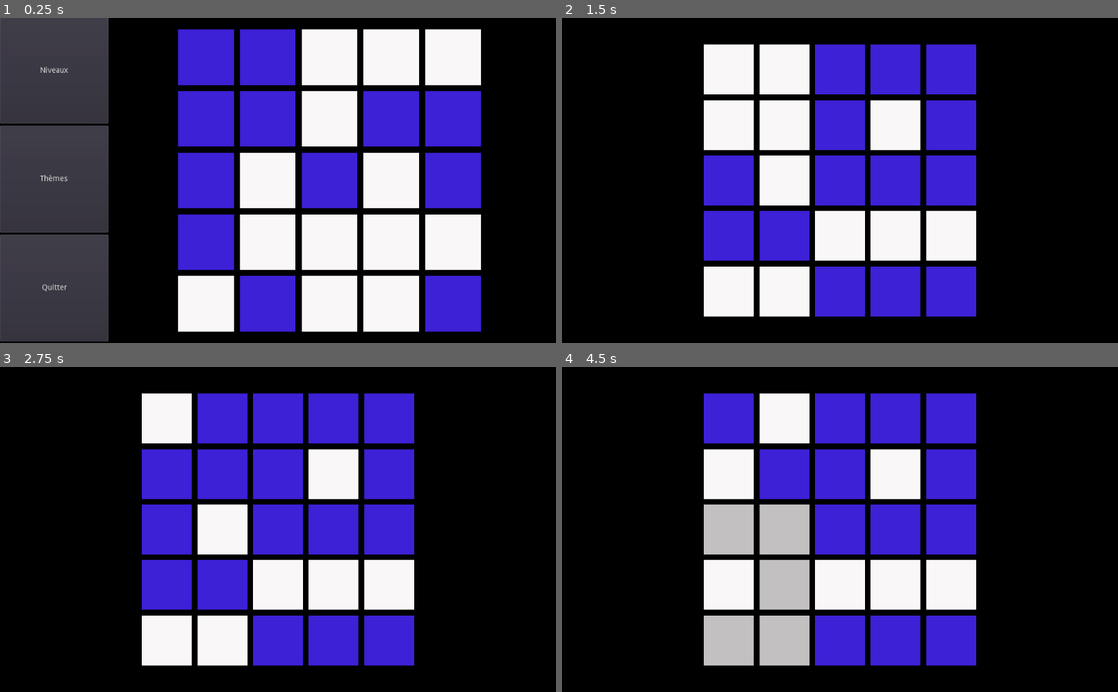
Above: before the commit, frames 1-4 (two rows, left to right).
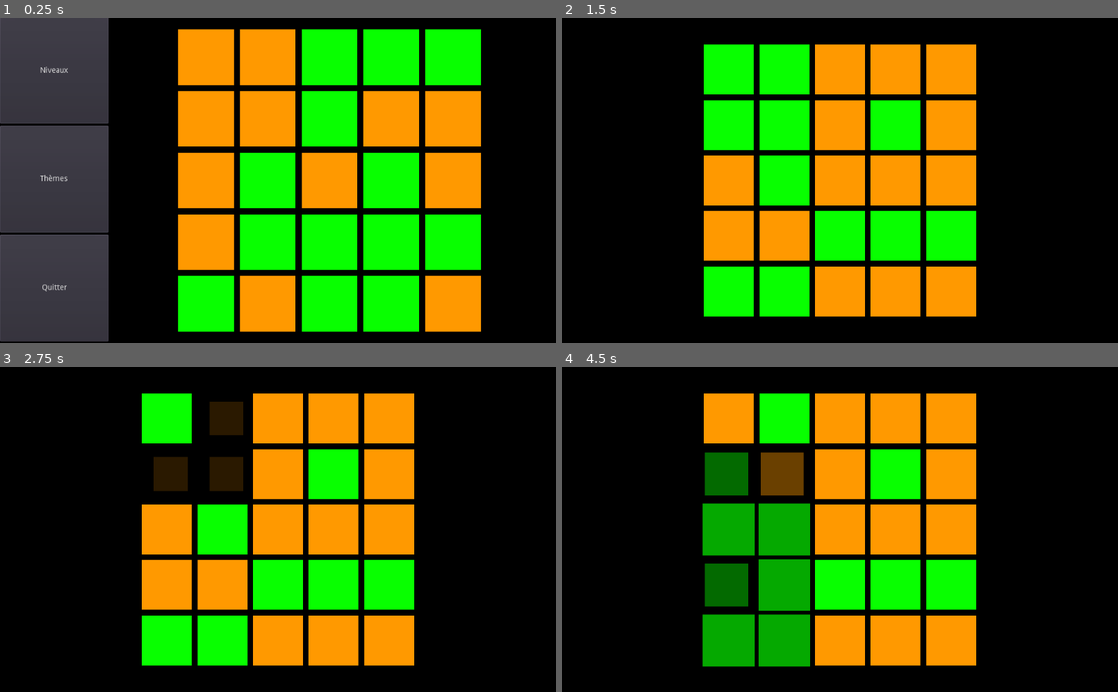
Above: after the commit, the same moments.

Repository: Prakkkmak/UniColor-2
Game: Godot game, scene res://main_scenes/main.tscn
Two runs of this game, one before a commit and one after it. Both use one fixed random seed, a clock stepped at 60 frames per second and the inputs below.
Inputs (mouse positions are in pixels of both pictures, inside the frame that each line leads up to):
- Up to frame 1 (0.25 s): no input
- Up to frame 2 (1.5 s): click "Niveaux" at 0.5 s; click "Jouer" at 1.25 s
- Up to frame 3 (2.75 s): tap Enter at 2 s; move the mouse to (166, 419) at 2.02 s; click (166, 419) at 2.17 s
- Up to frame 4 (4.5 s): move the mouse to (728, 474) at 2.77 s; click (728, 474) at 2.92 s; move the mouse to (728, 529) at 3.52 s; click (728, 529) at 3.67 s; move the mouse to (728, 584) at 4.27 s; click (728, 584) at 4.42 s

The runs differ from the first frame. In frame 1, 43% of the frame differs, in the area x 32-87%, y 3-97%; in frame 2, 35%; in frame 3, 35%; in frame 4, 36%.

Commit message:
Theme Halloween
+ refracto code

Diff:
--- a/main_scenes/game.gd
+++ b/main_scenes/game/game.gd
@@ -2,7 +2,7 @@
 
 enum LEVEL_TYPE {DEFAULT, SQUARE, SQUARE2, DIAG}
 
-export(PackedScene) var tile_scene : PackedScene = preload("res://tile/tile.tscn")
+export(PackedScene) var tile_scene : PackedScene
 export(int) var grid_size : int = 5 #Size of the grid
 export(int) var randomize_strength = 100 #Number of tiles the grid is shuffled
 export(int) var difficulty = 2
--- a/main_scenes/game.tscn
+++ b/main_scenes/game/game.tscn
@@ -1,6 +1,6 @@
 [gd_scene load_steps=2 format=2]
 
-[ext_resource path="res://main_scenes/game.gd" type="Script" id=1]
+[ext_resource path="res://main_scenes/game/game.gd" type="Script" id=1]
 
 [node name="Game" type="Node2D"]
 script = ExtResource( 1 )
--- a/main_scenes/game_preview.gd
+++ b/main_scenes/game/game_preview/game_preview.gd
@@ -1,4 +1,4 @@
-extends "res://main_scenes/game.gd"
+extends "res://main_scenes/game/game.gd"
 
 export(float) var tick_rate : float = 0.5
 export(float) var chance_to_play : float = 0.33
--- /dev/null
+++ b/main_scenes/game/game_preview/game_preview.tscn
@@ -0,0 +1,8 @@
+[gd_scene load_steps=3 format=2]
+
+[ext_resource path="res://main_scenes/game/game_preview/game_preview.gd" type="Script" id=1]
+[ext_resource path="res://main_scenes/game/game.tscn" type="PackedScene" id=2]
+
+[node name="Game" instance=ExtResource( 2 )]
+script = ExtResource( 1 )
+randomize_strength = 100
--- a/main_scenes/game_preview.tscn
+++ /dev/null
@@ -1,8 +0,0 @@
-[gd_scene load_steps=3 format=2]
-
-[ext_resource path="res://main_scenes/game.tscn" type="PackedScene" id=1]
-[ext_resource path="res://main_scenes/game_preview.gd" type="Script" id=2]
-
-[node name="Game" instance=ExtResource( 1 )]
-script = ExtResource( 2 )
-randomize_strength = 100
--- a/level/level_button.tscn
+++ b/main_scenes/level_button/level_button.tscn
@@ -1,6 +1,6 @@
 [gd_scene load_steps=2 format=2]
 
-[ext_resource path="res://level/level_button.gd" type="Script" id=1]
+[ext_resource path="res://main_scenes/level_button/level_button.gd" type="Script" id=1]
 
 [node name="Level" type="Button"]
 margin_right = 200.0
--- a/main_scenes/main.gd
+++ b/main_scenes/main.gd
@@ -1,5 +1,5 @@
 extends Node2D
-const scene = preload("res://main_scenes/game.tscn")
+const scene = preload("res://main_scenes/game/game.tscn")
 
 func _on_play():
 	var game = scene.instance()
--- a/main_scenes/menu/menu.tscn
+++ b/main_scenes/menu/menu.tscn
@@ -1,8 +1,8 @@
 [gd_scene load_steps=5 format=2]
 
-[ext_resource path="res://main_scenes/game_preview.tscn" type="PackedScene" id=1]
-[ext_resource path="res://level/level_button.tscn" type="PackedScene" id=2]
-[ext_resource path="res://tile/themes/neon/tile.tscn" type="PackedScene" id=3]
+[ext_resource path="res://main_scenes/game/game_preview/game_preview.tscn" type="PackedScene" id=1]
+[ext_resource path="res://main_scenes/level_button/level_button.tscn" type="PackedScene" id=2]
+[ext_resource path="res://main_scenes/tile/themes/halloween/tile.tscn" type="PackedScene" id=3]
 [ext_resource path="res://main_scenes/menu/menu.gd" type="Script" id=4]
 
 [node name="Menu" type="Node2D"]
--- /dev/null
+++ b/main_scenes/tile/themes/halloween/tile.tscn
@@ -0,0 +1,69 @@
+[gd_scene load_steps=3 format=2]
+
+[ext_resource path="res://main_scenes/tile/tile.tscn" type="PackedScene" id=1]
+
+[sub_resource type="Animation" id=1]
+resource_name = "swap"
+tracks/0/type = "value"
+tracks/0/path = NodePath("Sprite:position")
+tracks/0/interp = 2
+tracks/0/loop_wrap = true
+tracks/0/imported = false
+tracks/0/enabled = true
+tracks/0/keys = {
+"times": PoolRealArray( 0, 0.2, 0.4, 0.5, 0.6, 0.7, 0.9 ),
+"transitions": PoolRealArray( 1, 1, 1, 1, 1, 1, 1 ),
+"update": 0,
+"values": [ Vector2( 0, 0 ), Vector2( 0.05, 0 ), Vector2( 0, 0 ), Vector2( -40, 0 ), Vector2( 60, 0 ), Vector2( -40, 0 ), Vector2( 0, 0 ) ]
+}
+tracks/1/type = "value"
+tracks/1/path = NodePath("Sprite:scale")
+tracks/1/interp = 1
+tracks/1/loop_wrap = true
+tracks/1/imported = false
+tracks/1/enabled = true
+tracks/1/keys = {
+"times": PoolRealArray( 0, 0.2, 0.4, 1 ),
+"transitions": PoolRealArray( 1, 1, 1, 1 ),
+"update": 0,
+"values": [ Vector2( 0.9, 0.9 ), Vector2( 1, 1 ), Vector2( 0.5, 0.5 ), Vector2( 0.9, 0.9 ) ]
+}
+tracks/2/type = "value"
+tracks/2/path = NodePath("Sprite:modulate:a")
+tracks/2/interp = 1
+tracks/2/loop_wrap = true
+tracks/2/imported = false
+tracks/2/enabled = true
+tracks/2/keys = {
+"times": PoolRealArray( 0, 0.2, 0.4, 0.9, 1 ),
+"transitions": PoolRealArray( 1, 1, 1, 1, 2.07053 ),
+"update": 0,
+"values": [ 1.0, 0.0, 0.0, 0.5, 1.0 ]
+}
+tracks/3/type = "method"
+tracks/3/path = NodePath(".")
+tracks/3/interp = 1
+tracks/3/loop_wrap = true
+tracks/3/imported = false
+tracks/3/enabled = true
+tracks/3/keys = {
+"times": PoolRealArray( 0.4 ),
+"transitions": PoolRealArray( 1 ),
+"values": [ {
+"args": [  ],
+"method": "set_state_properties"
+} ]
+}
+
+[node name="Tile" instance=ExtResource( 1 )]
+states = [ Color( 1, 0.603922, 0, 1 ), Color( 0.0352941, 1, 0, 1 ), Color( 0.933333, 0.921569, 0.054902, 1 ), Color( 0.788235, 0, 1, 1 ), Color( 0.984314, 0.980392, 0.956863, 1 ) ]
+max_states = 5
+
+[node name="Sprite" parent="." index="0"]
+scale = Vector2( 0.9, 0.9 )
+
+[node name="CollisionShape2D" parent="." index="1"]
+visible = false
+
+[node name="AnimationPlayer" parent="." index="3"]
+anims/swap = SubResource( 1 )
--- a/tile/themes/neon/tile.tscn
+++ b/main_scenes/tile/themes/neon/tile.tscn
@@ -1,6 +1,6 @@
 [gd_scene load_steps=3 format=2]
 
-[ext_resource path="res://tile/tile.tscn" type="PackedScene" id=1]
+[ext_resource path="res://main_scenes/tile/tile.tscn" type="PackedScene" id=1]
 
 [sub_resource type="Animation" id=1]
 resource_name = "swap_neon"
@@ -33,11 +33,13 @@
 }
 
 [node name="Tile" instance=ExtResource( 1 )]
+modulate = Color( 1, 1, 1, 0.333333 )
 states = [ Color( 0.239216, 0.133333, 0.843137, 1 ), Color( 0.984314, 0.972549, 0.980392, 1 ), Color( 0.960784, 0.0509804, 0.862745, 1 ), Color( 0.996078, 0.0313726, 0.00784314, 1 ) ]
 anim = "swap_neon"
 
 [node name="Sprite" parent="." index="0"]
 modulate = Color( 0.988235, 0.988235, 0.996078, 0.439216 )
+scale = Vector2( 0.9, 0.9 )
 
 [node name="AnimationPlayer" parent="." index="3"]
 anims/swap_neon = SubResource( 1 )
--- a/tile/tile.gd
+++ b/main_scenes/tile/tile.gd
@@ -28,7 +28,9 @@
 	$AnimationPlayer.play(anim)
 
 func set_state_properties():
-	$Sprite.modulate = states[state]
+	$Sprite.modulate.r = states[state].r
+	$Sprite.modulate.g = states[state].g
+	$Sprite.modulate.b = states[state].b
 
 func next_state_index():
 	state += 1
--- a/tile/tile.tscn
+++ b/main_scenes/tile/tile.tscn
@@ -1,13 +1,13 @@
 [gd_scene load_steps=5 format=2]
 
-[ext_resource path="res://tile/tile.gd" type="Script" id=1]
+[ext_resource path="res://main_scenes/tile/tile.gd" type="Script" id=1]
 [ext_resource path="res://white.png" type="Texture" id=2]
 
 [sub_resource type="RectangleShape2D" id=1]
 extents = Vector2( 231.785, 228.298 )
 
 [sub_resource type="Animation" id=2]
-resource_name = "swap"
+resource_name = "swaphh"
 length = 0.4
 step = 0.05
 tracks/0/type = "value"
@@ -43,7 +43,7 @@
 max_states = 4
 
 [node name="Sprite" type="Sprite" parent="."]
-scale = Vector2( 0.9, 0.9 )
+scale = Vector2( 1e-05, 1e-05 )
 texture = ExtResource( 2 )
 
 [node name="CollisionShape2D" type="CollisionShape2D" parent="."]
--- a/project.godot
+++ b/project.godot
@@ -12,7 +12,7 @@
 "base": "Node2D",
 "class": "Tile",
 "language": "GDScript",
-"path": "res://tile/tile.gd"
+"path": "res://main_scenes/tile/tile.gd"
 } ]
 _global_script_class_icons={
 "Tile": ""
Not shown, changed: export_presets.cfg
Renamed: level/level_button.gd -> main_scenes/level_button/level_button.gd
